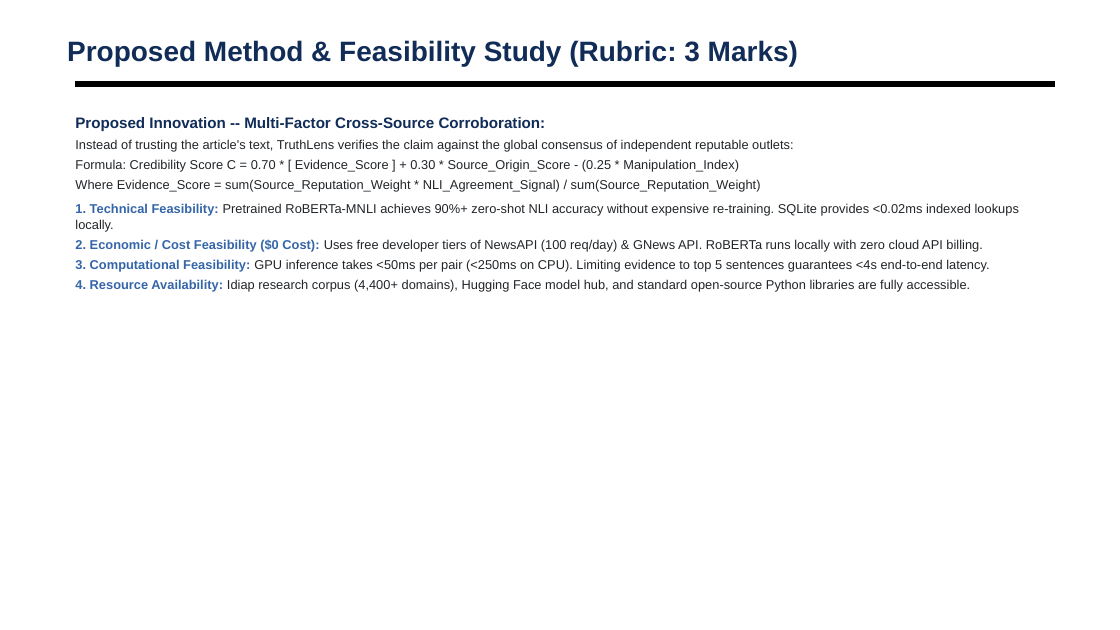
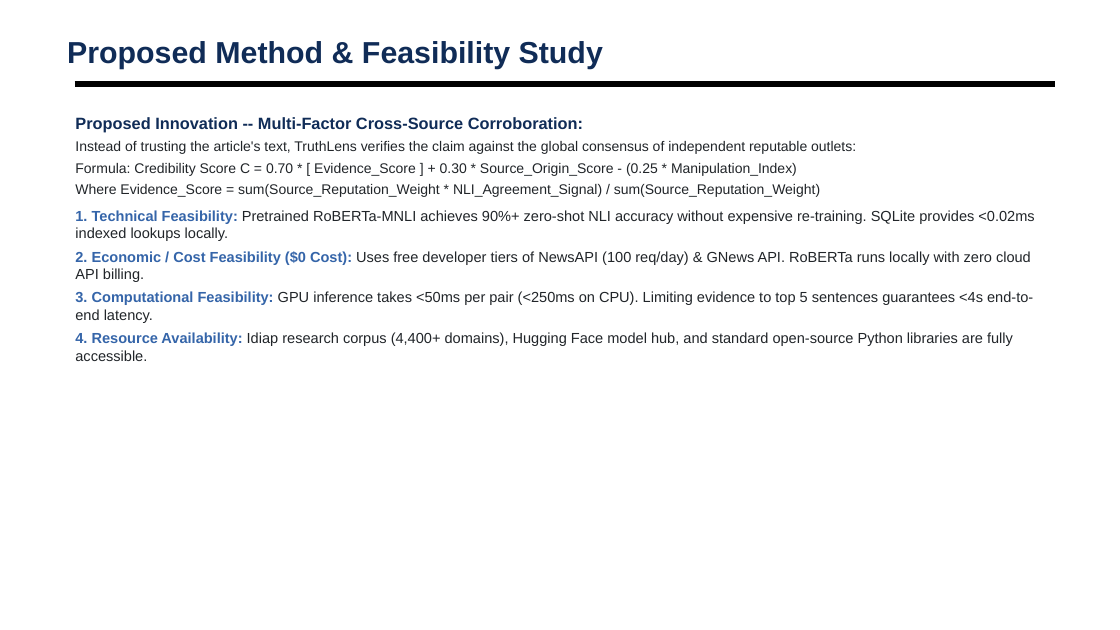
Before and after one commit to shubhamsapr5-eng/truth-lens, a slide deck: slide 10 of docs/AI_News_Credibility_Scorer_Review2.pptx. Drawn at 1120x630 pixels with LibreOffice and Linux fonts; fonts in the diff are those of the drawing; background and template pictures are left out. Boxes give left, top, right and bottom in pixels: in the first picture for what was removed or moved away, otherwise in the second. Text is boxed around its words. In the diff, an @@ line names an element or a change of style, - is before the commit and + after.

Commit message:
style(ppt): enlarge font sizes and remove rubric marks annotations

```diff
--- a/docs/AI_News_Credibility_Scorer_Review2.pptx
+++ b/docs/AI_News_Credibility_Scorer_Review2.pptx
@@ text at [67,41,603,69]: text changed; size 24 to 26 pt @@
-Proposed Method & Feasibility Study (Rubric: 3 Marks)
+Proposed Method & Feasibility Study
@@ text "Proposed Innovation -- Multi-Factor Cross-Source ..." at [75,117,1034,361]: size 13 to 14 pt in "Proposed Innovation -- Multi-Factor Cross-Source Corroborati ..."; size 11 to 12 pt in "Instead of trusting the article's text, TruthLens ..."; size 11 to 12.5 pt in "1. Technical Feasibility: Pretrained RoBERTa-MNLI achieves 9 ...", "2. Economic / Cost Feasibility ($0 Cost): ...", "3. Computational Feasibility: GPU inference takes <50ms ...", "4. Resource Availability: Idiap research corpus (4,400+ ..."; more space between paragraphs @@
```
Also in this commit, not shown: 13 other slides changed, 1 other file.
